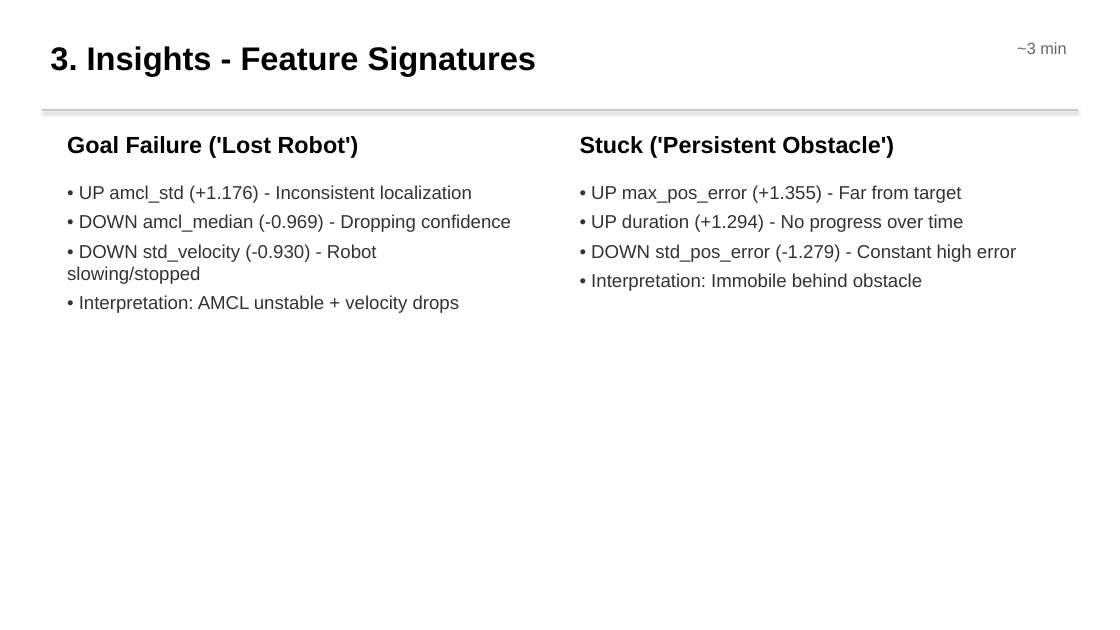
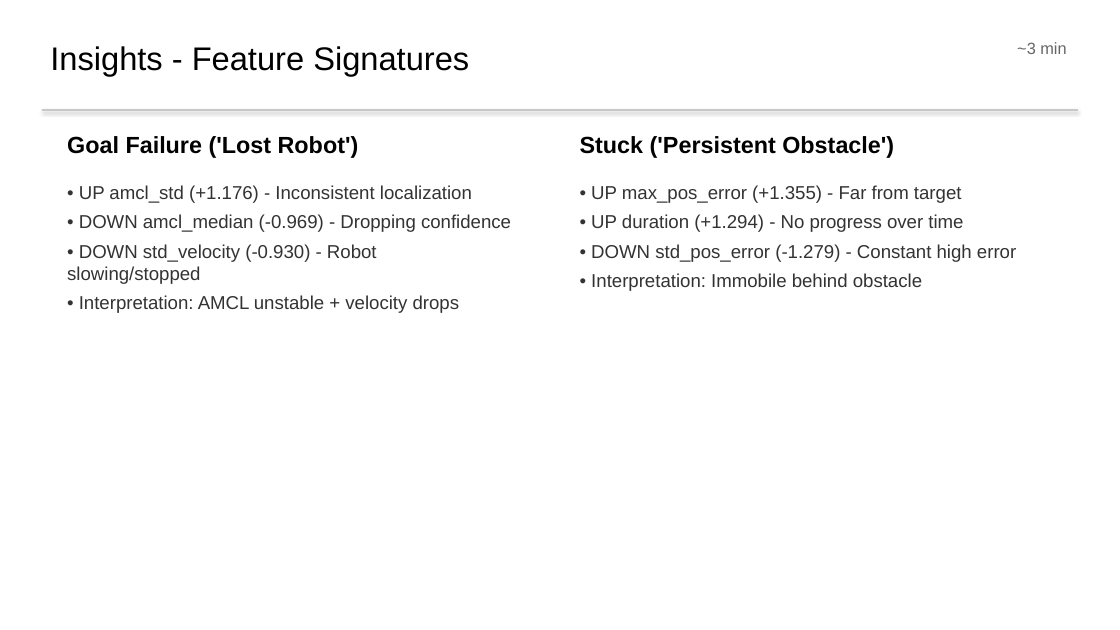
Before and after one commit to nasimpc/Robot-Navigation-Anomaly-Detection-and-Causal-Analysis, a slide deck: slide 12 of assignment3/Team2_Presentation.pptx. Drawn at 1120x630 pixels with LibreOffice and Linux fonts; fonts in the diff are those of the drawing. Boxes give left, top, right and bottom in pixels: in the first picture for what was removed or moved away, otherwise in the second. Text is boxed around its words. In the diff, an @@ line names an element or a change of style, - is before the commit and + after.

```diff
--- a/assignment3/Team2_Presentation.pptx
+++ b/assignment3/Team2_Presentation.pptx
@@ text at box(50, 46, 469, 76): text changed; bold off @@
-3. Insights - Feature Signatures
+Insights - Feature Signatures
```
Also in this commit, not shown: 9 other slides changed, 2 slides added, 2 slides removed.
